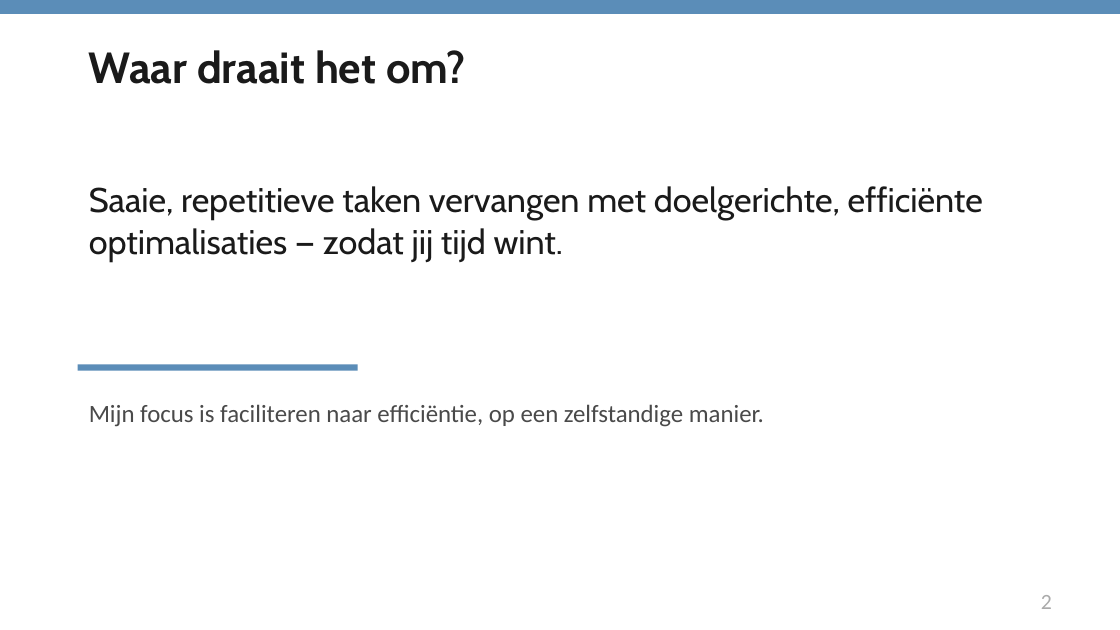
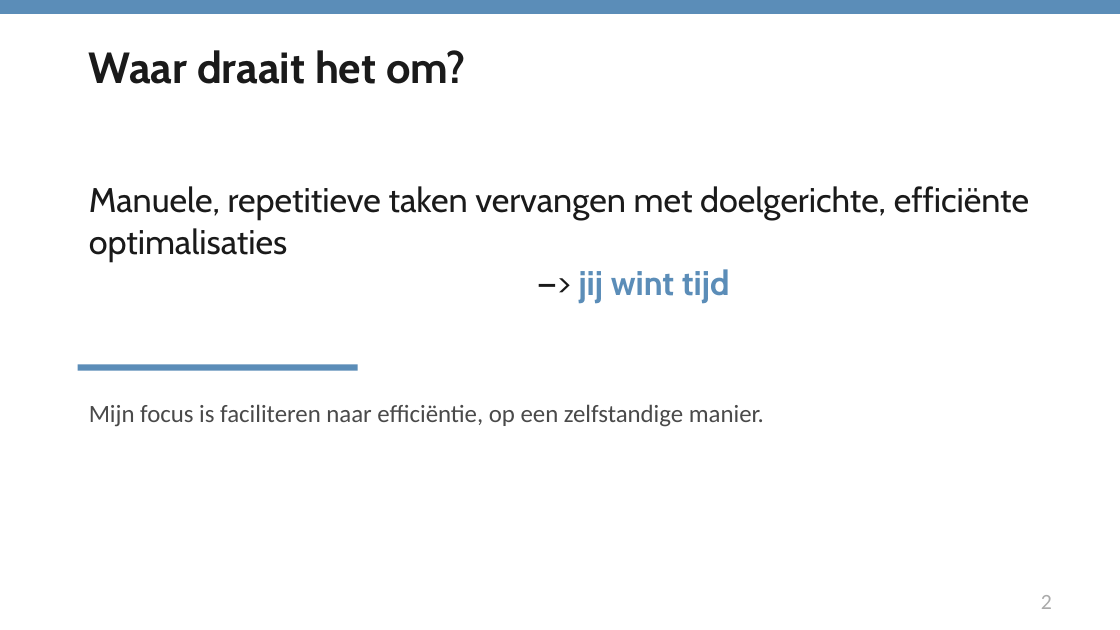
Before and after one commit to wimpierson/wim-claude-context, a slide deck: slide 3 of WWWim_Propositie.pptx. Drawn at 1120x630 pixels with LibreOffice and Linux fonts; fonts in the diff are those of the drawing. Boxes give left, top, right and bottom in pixels: in the first picture for what was removed or moved away, otherwise in the second. Text is boxed around its words. In the diff, an @@ line names an element or a change of style, - is before the commit and + after.

```diff
--- a/WWWim_Propositie.pptx
+++ b/WWWim_Propositie.pptx
@@ text at (89, 186, 1029, 303): text changed @@
-Saaie, repetitieve taken vervangen met doelgerichte, efficiënte optimalisaties — zodat jij tijd wint.
+Manuele, repetitieve taken vervangen met doelgerichte, efficiënte optimalisaties
+—> jij wint tijd
```
Also in this commit, not shown: 2 other slides changed, 2 slides added.
